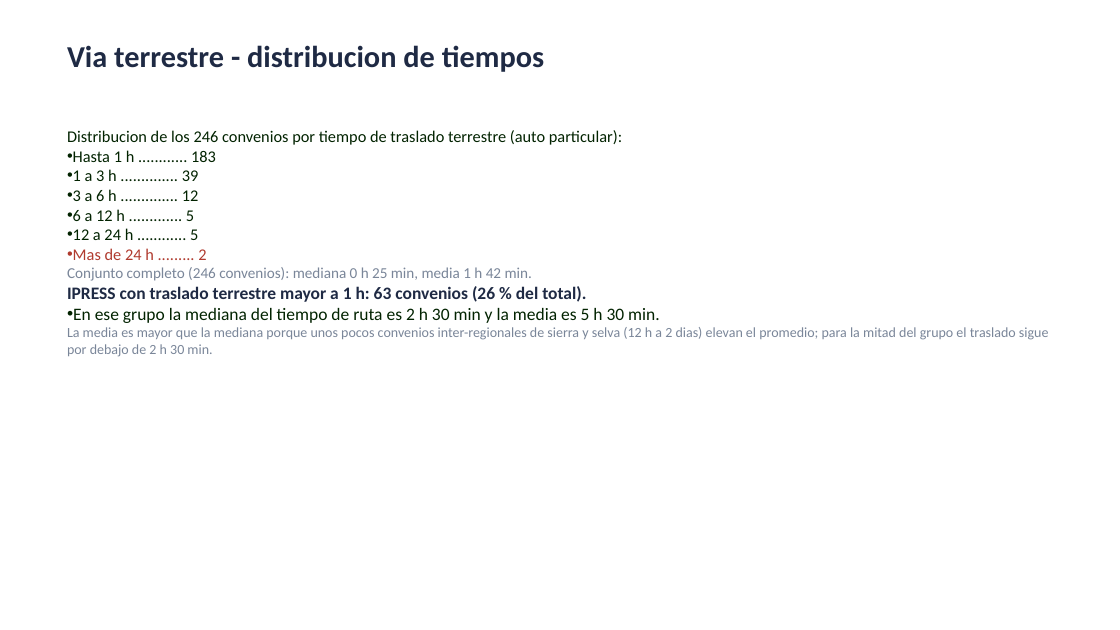
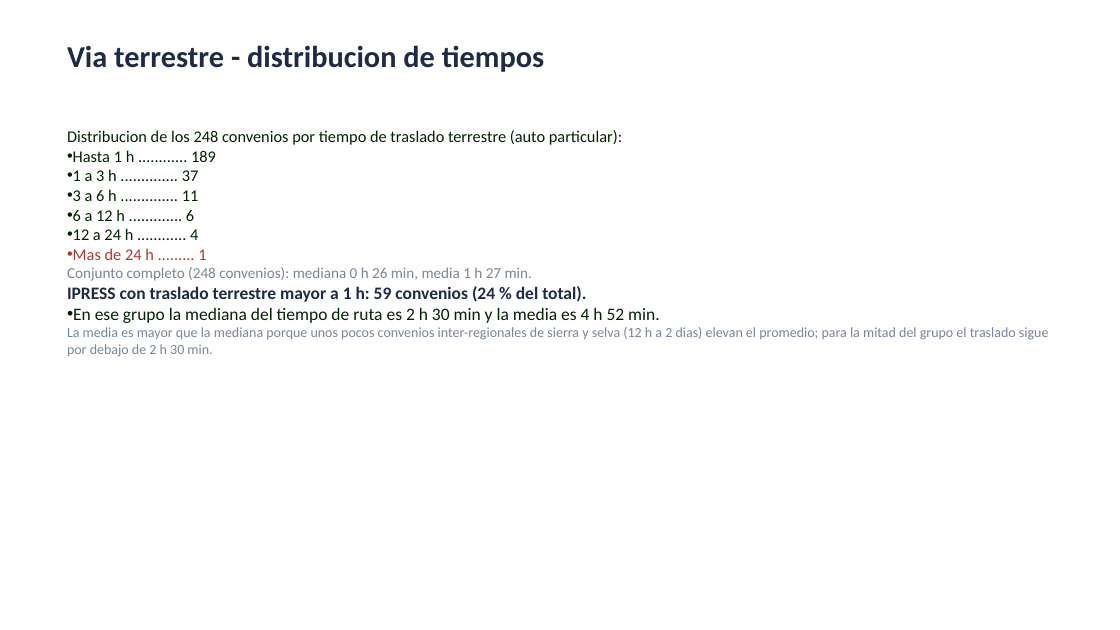
Before and after one commit to rojasarca-code/geolocalizacion-bancos-sangre-diban, a slide deck: slide 3 of datos/Resumen_tiempos_convenios_BS.pptx. Drawn at 1120x630 pixels with LibreOffice and Linux fonts; fonts in the diff are those of the drawing. Boxes give left, top, right and bottom in pixels: in the first picture for what was removed or moved away, otherwise in the second. Text is boxed around its words. In the diff, an @@ line names an element or a change of style, - is before the commit and + after.

```diff
--- a/datos/Resumen_tiempos_convenios_BS.pptx
+++ b/datos/Resumen_tiempos_convenios_BS.pptx
@@ text at bbox=[67, 130, 660, 323]: text changed @@
-Distribucion de los 246 convenios por tiempo de traslado terrestre (auto particular):
-• Hasta 1 h ............ 183
-• 1 a 3 h .............. 39
-• 3 a 6 h .............. 12
-• 6 a 12 h ............. 5
-• 12 a 24 h ............ 5
-• Mas de 24 h ......... 2
-Conjunto completo (246 convenios): mediana 0 h 25 min, media 1 h 42 min.
-IPRESS con traslado terrestre mayor a 1 h: 63 convenios (26 % del total).
-• En ese grupo la mediana del tiempo de ruta es 2 h 30 min y la media es 5 h 30 min.
+Distribucion de los 248 convenios por tiempo de traslado terrestre (auto particular):
+• Hasta 1 h ............ 189
+• 1 a 3 h .............. 37
+• 3 a 6 h .............. 11
+• 6 a 12 h ............. 6
+• 12 a 24 h ............ 4
+• Mas de 24 h ......... 1
+Conjunto completo (248 convenios): mediana 0 h 26 min, media 1 h 27 min.
+IPRESS con traslado terrestre mayor a 1 h: 59 convenios (24 % del total).
+• En ese grupo la mediana del tiempo de ruta es 2 h 30 min y la media es 4 h 52 min.
```
Also in this commit, not shown: 7 other slides changed, 6 other files.
